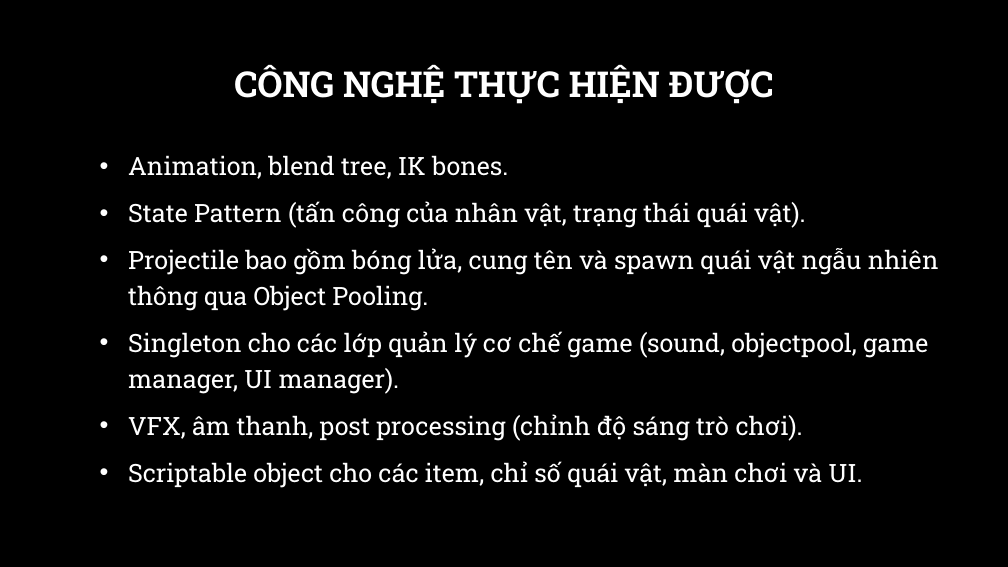
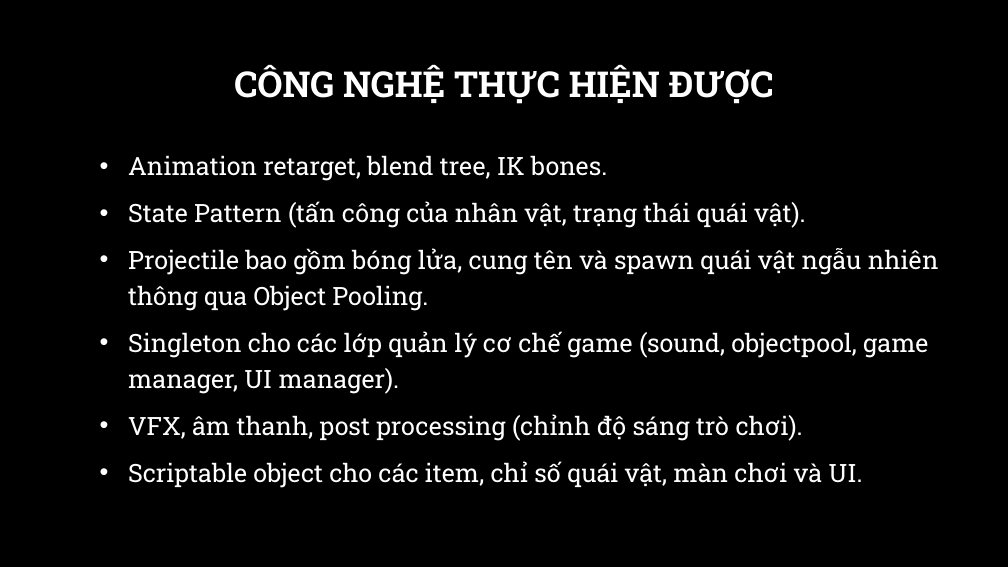
Before and after one commit to diephieunghia/3DPuzzleProject, a slide deck: slide 3 of Thuyết trình bảo vệ đồ án cuối khóa.pptx. Drawn at 1008x567 pixels with LibreOffice and Linux fonts; fonts in the diff are those of the drawing; background and template pictures are left out. Boxes give left, top, right and bottom in pixels: in the first picture for what was removed or moved away, otherwise in the second. Text is boxed around its words. In the diff, an @@ line names an element or a change of style, - is before the commit and + after.

Commit message:
update pptx

```diff
--- a/Thuyết trình bảo vệ đồ án cuối khóa.pptx
+++ b/Thuyết trình bảo vệ đồ án cuối khóa.pptx
@@ text at bbox=[128, 155, 607, 181]: text changed @@
-    • Animation, blend tree, IK bones.
+    • Animation retarget, blend tree, IK bones.
```
